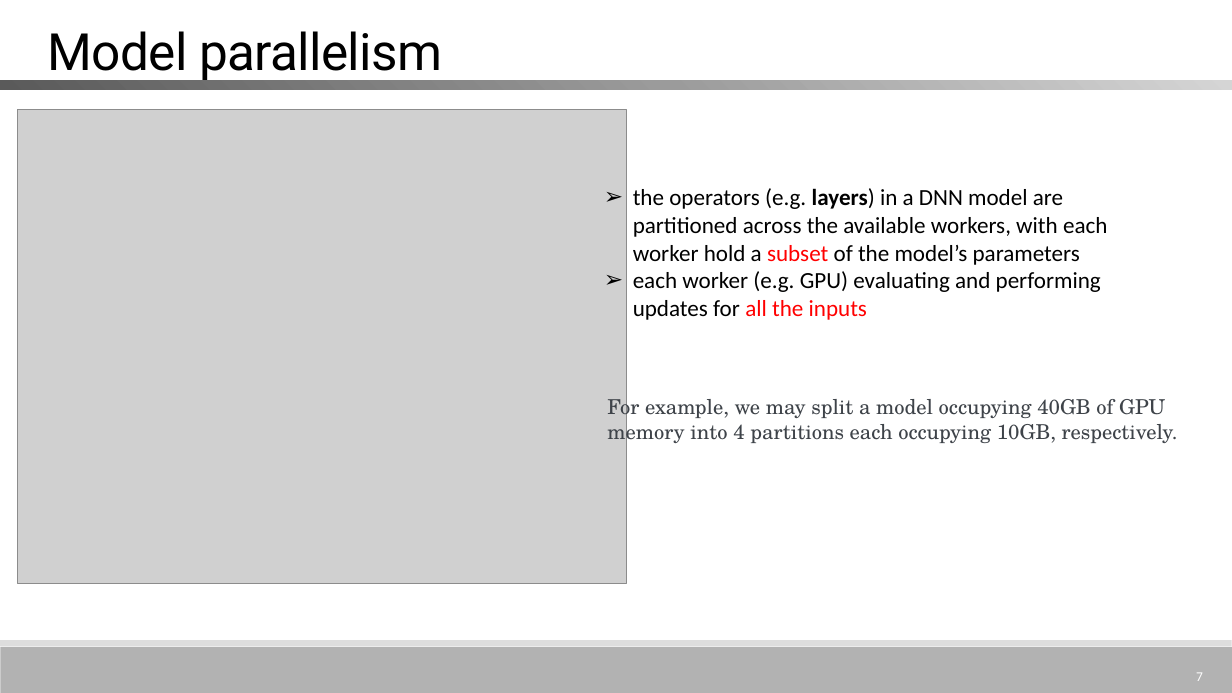
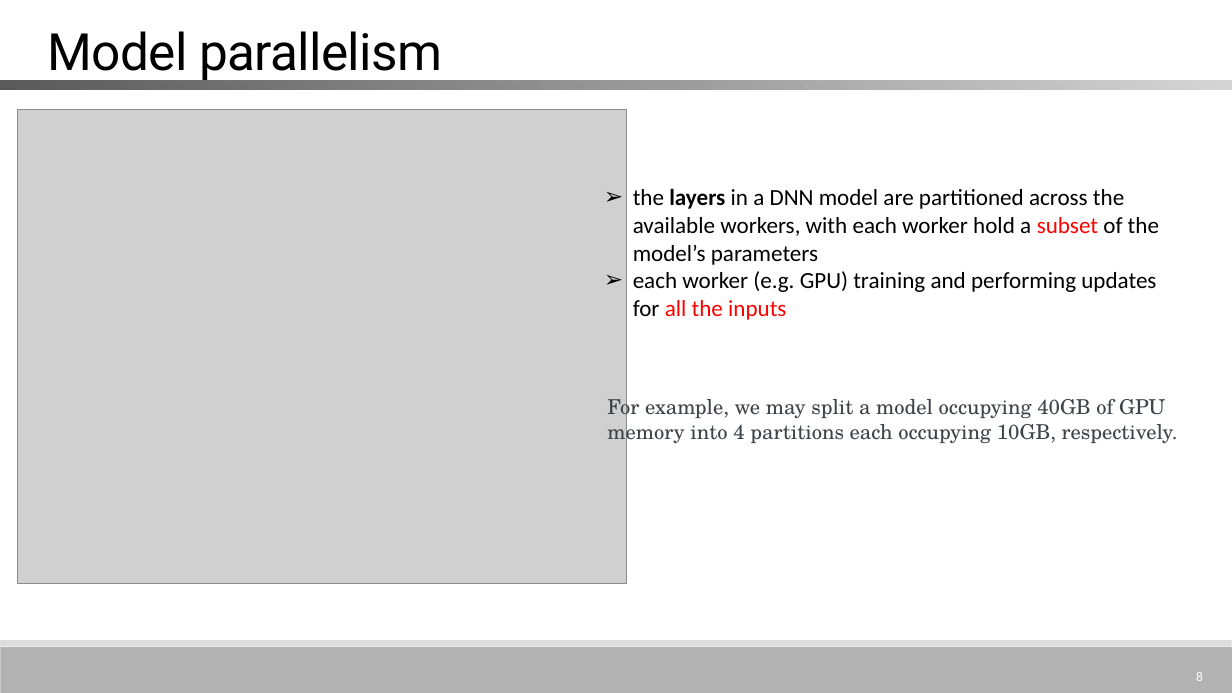
Before and after one commit to MitchellX/RecordCommand, a slide deck: slide 8 of GPipe.pptx (slide 7 before the commit). Drawn at 1232x693 pixels with LibreOffice and Linux fonts; fonts in the diff are those of the drawing; grey boxes stand for pictures. Boxes give left, top, right and bottom in pixels: in the first picture for what was removed or moved away, otherwise in the second. Text is boxed around its words. In the diff, an @@ line names an element or a change of style, - is before the commit and + after.

```diff
--- a/GPipe.pptx
+++ b/GPipe.pptx
@@ text at bbox=[633, 188, 1159, 320]: text changed @@
-➢ the operators (e.g. layers) in a DNN model are partitioned across the available workers, with each worker hold a subset of the model’s parameters
-➢ each worker (e.g. GPU) evaluating and performing updates for all the inputs
+➢ the layers in a DNN model are partitioned across the available workers, with each worker hold a subset of the model’s parameters
+➢ each worker (e.g. GPU) training and performing updates for all the inputs
@@ page number at bbox=[1196, 672, 1203, 681]: text changed @@
-7
+8
```
Also in this commit, not shown: 10 other slides changed, 17 slides added, 12 slides removed.
